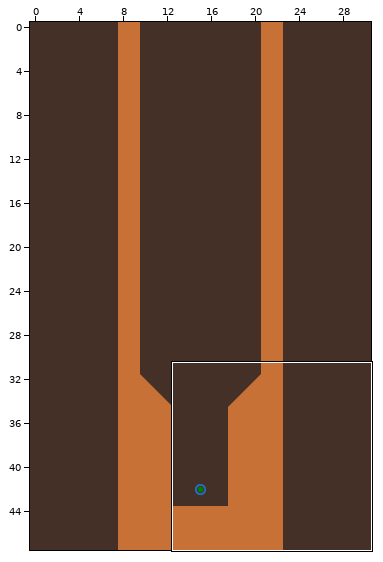
One commit to this Tiled map: assets/levels/testlevel.tmx. Above, an overview of the earlier version with the close-up marked.
Close-up. Old version:
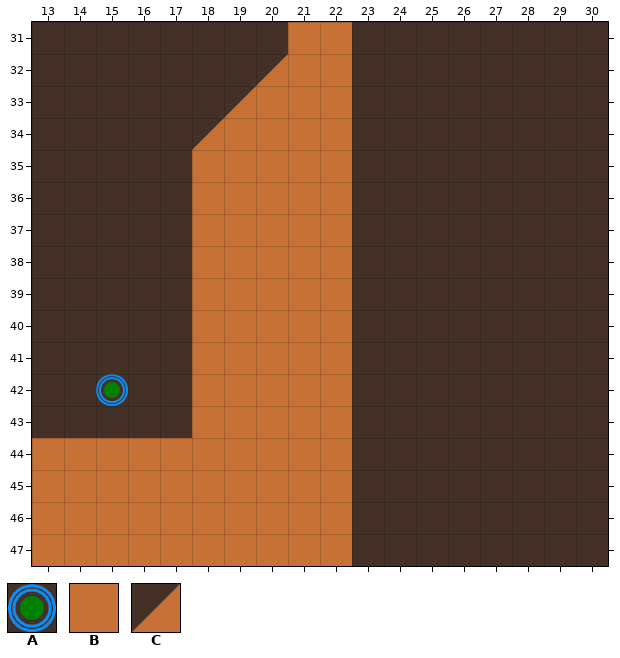
Cells are 64x64 px. Shown: x 13..30, y 31..47. The commit also changed other parts of the map, which this record leaves out. The old version is drawn lined up with the new one.
Key: from "podge": A 0 "podge"; from "walls": B 0 "obstacle", C 4 "obstacle".
_ is an empty cell.
Objects are placed by their top-left corner, in cells (3,4 is the top-left corner of cell 3,4); size is 1x1 cell unless given.
Layer "tilelayer" before, first column x 13:
31 ________BB________
32 _______CBB________
33 ______CBBB________
34 _____CBBBB________
35 _____BBBBB________
36 _____BBBBB________
37 _____BBBBB________
38 _____BBBBB________
39 _____BBBBB________
40 _____BBBBB________
41 _____BBBBB________
42 _____BBBBB________
43 _____BBBBB________
44 BBBBBBBBBB________
45 BBBBBBBBBB________
46 BBBBBBBBBB________
47 BBBBBBBBBB________
Objects on layer "objects" before:
A "podge" at 15,42
After the commit:
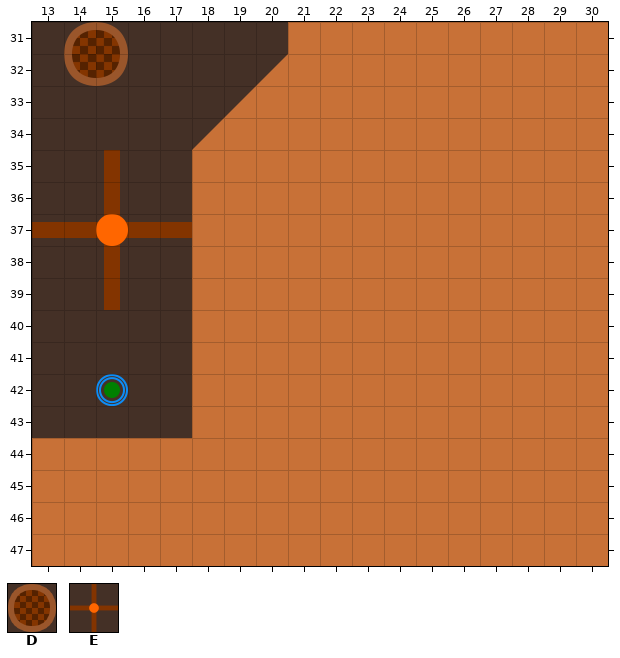
Further tiles: from "waffles": D 0 "obstacle"; from "windmills": E 1 "obstacle".
Diff:
map size 15x48 -> 31x48 cells (old content now starts at 8,0; both pictures use the new coordinates)
Layer "tilelayer":
y 31..47: x 23..30 ________ -> BBBBBBBB
Layer "objects":
added: D "obstacle" at 14,31 size 2x2
added: E "obstacle" at 13,35 size 5x5
Where, in picture pixels (left, top, right, bottom), the same in both close-ups:
added: (64, 22, 128, 86)
added: (352, 22, 608, 566)
added: (32, 150, 192, 310)
